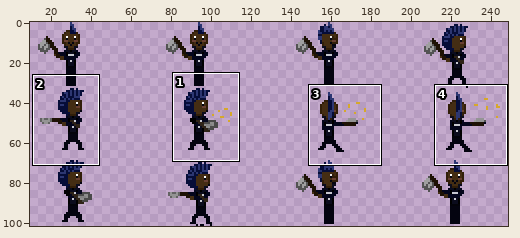
Two versions of one sprite sheet, ITGD_FinalProject/Assets/Sprites/axe animation sprite sheet.png. Above, an overview of the earlier version with the close-up marked.
Close-up. Before the commit:
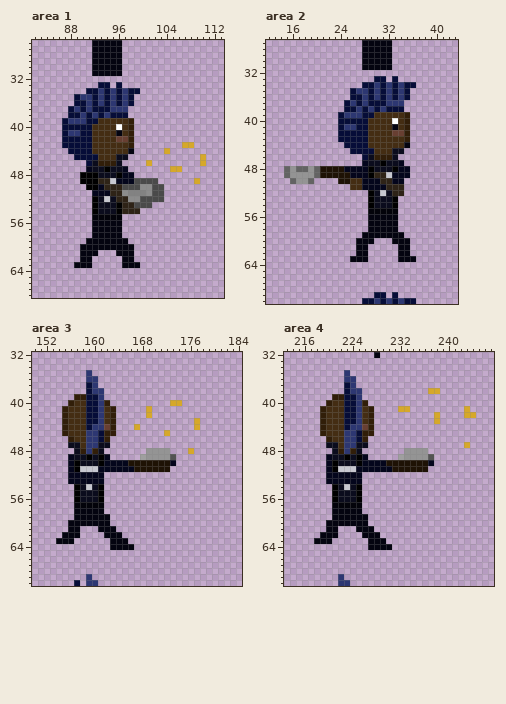
The file is 256x128 pixels. Pixels under 10% opacity are left out. Colours within 5 levels of each other are drawn and written as one. Shown: area 1: x 82..113, y 26..68; area 2: x 12..43, y 27..70; area 3: x 150..184, y 32..70; area 4: x 213..247, y 32..70. The old version is drawn lined up with the new one, on the new canvas. The wide view leaves out empty margins.
New version:
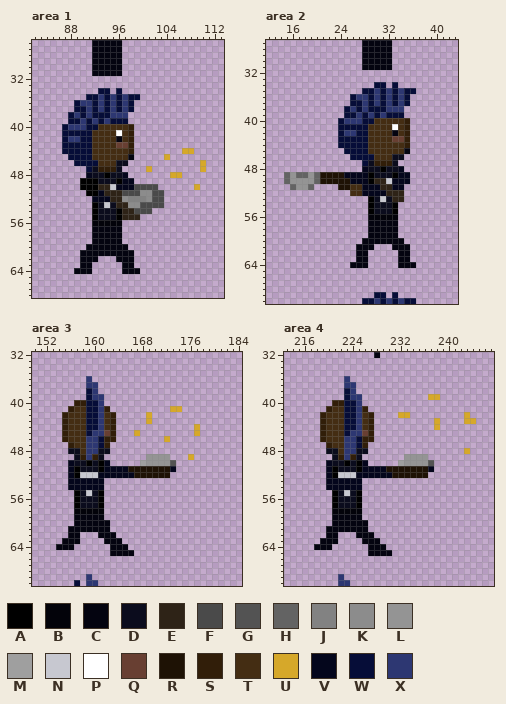
Palette (. is transparent): A #000000  B #03030a  C #040410  D #0b0c1d  E #2e2317  F #4a4a4a  G #535353  H #636363  J #828282  K #8c8c8c  L #949494  M #9f9f9f  N #c7c8d0  P #ffffff  Q #683f32  R #1e1205  S #311e09  T #442d13  U #d6a82a  V #04061c  W #060d38  X #2d3772
Commit message: ooOooOOo Animations are working pretty nice i think :000
Diff:
canvas 256x128 -> 256x102 (the part of the old canvas that was cut away was empty and is not shown)
--- area 1
@@ x 82..113 @@
 32 ................................
-33 ...........WW.W.................
-34 .........WWXWXWXWW..............
-35 .......WXXWXWXWXW...............
-36 .......WWXWXWXWXW...............
-37 ......WXWXWWWXXX................
-38 ......WWXWXWXWWW................
-39 .....WXXXWWTTTTTS...............
-40 .....WWWWWTTTTPTS...............
-41 .....WXXWWTTTTCTS...............
-42 .....WWWWWTTTTQQS...............
-43 .....WWWWWTTTTTTS........UU.....
-44 ......WWWWTTTTTTC.....U.........
-45 .......WWWWTTTDD............U...
-46 .........WDSSSD....U........U...
-47 .........VDDADDV.......UU.......
-48 ........AAADDDAVV...............
-49 ........AAAEENVVVFFFF......U....
-50 .........AAVEEEFFFKKFF..........
-51 ..........VVVEEKJJJKFF..........
-52 ..........ADNDEEKKFFFF..........
-53 ..........ADDDAEEFFF............
-54 ..........ADDDAEEE..............
-55 ..........BBBBB.................
-56 ..........CCCCC.................
+33 ................................
+34 ...........WW.W.................
+35 .........WWXWXWXWW..............
+36 .......WXXWXWXWXW...............
+37 .......WWXWXWXWXW...............
+38 ......WXWXWWWXXX................
+39 ......WWXWXWXWWW................
+40 .....WXXXWWTTTTTS...............
+41 .....WWWWWTTTTPTS...............
+42 .....WXXWWTTTTCTS...............
+43 .....WWWWWTTTTQQS...............
+44 .....WWWWWTTTTTTS........UU.....
+45 ......WWWWTTTTTTC.....U.........
+46 .......WWWWTTTDD............U...
+47 .........WDSSSD....U........U...
+48 .........VDDADDV.......UU.......
+49 ........AAADDDAVV...............
+50 ........AAAEENVVVFFFF......U....
+51 .........AAVEEEFFFKKFF..........
+52 ..........VVVEEKJJJKFF..........
+53 ..........ADNDEEKKFFFF..........
+54 ..........ADDDAEEFFF............
+55 ..........ADDDAEEE..............
+56 ..........BBBBB.................
 57 ..........CCCCC.................
 58 ..........CCCCC.................
-59 .........CCCCCCC................
-60 ........CCCCCCCCC...............
-61 ........CCC...CCC...............
-62 ........CC.....CC...............
-63 .......CCC.....CCC..............
-64 ................................
+59 ..........CCCCC.................
+60 .........CCCCCCC................
+61 ........CCCCCCCCC...............
+62 ........CCC...CCC...............
+63 ........CC.....CC...............
+64 .......CCC.....CCC..............
 65 ................................
--- area 2
@@ x 12..43 @@
 32 ................................
-33 ..................WW.W..........
-34 ................WWXWXWXWW.......
-35 ..............WXXWXWXWXW........
-36 ..............WWXWXWXWXW........
-37 .............WXWXWWWXXX.........
-38 .............WWXWXWXWWW.........
-39 ............WXXXWWTTTTTS........
-40 ............WWWWWTTTTPTS........
-41 ............WXXWWTTTTCTS........
-42 ............WWWWWTTTTQQS........
-43 ............WWWWWTTTTTTS........
-44 .............WWWWTTTTTTC........
-45 ..............WWWWTTTDD.........
-46 ................WDSSSD..........
-47 ................VDDADDV.........
-48 ...HLHHLHRRRRVVVVADDDAVV........
-49 ...HLLLLHRRRRRVVVAEENVVV........
-50 ....HLLH....RRTTVVVEEVV.........
-51 ..............TTVVVVEEE.........
-52 .................ADNDEE.........
-53 .................ADDDA..........
+33 ................................
+34 ..................WW.W..........
+35 ................WWXWXWXWW.......
+36 ..............WXXWXWXWXW........
+37 ..............WWXWXWXWXW........
+38 .............WXWXWWWXXX.........
+39 .............WWXWXWXWWW.........
+40 ............WXXXWWTTTTTS........
+41 ............WWWWWTTTTPTS........
+42 ............WXXWWTTTTCTS........
+43 ............WWWWWTTTTQQS........
+44 ............WWWWWTTTTTTS........
+45 .............WWWWTTTTTTC........
+46 ..............WWWWTTTDD.........
+47 ................WDSSSD..........
+48 ................VDDADDV.........
+49 ...HLHHLHRRRRVVVVADDDAVV........
+50 ...HLLLLHRRRRRVVVAEENVVV........
+51 ....HLLH....RRTTVVVEEVV.........
+52 ..............TTVVVVEEE.........
+53 .................ADNDEE.........
 54 .................ADDDA..........
-55 .................BBBBB..........
-56 .................CCCCC..........
+55 .................ADDDA..........
+56 .................BBBBB..........
 57 .................CCCCC..........
 58 .................CCCCC..........
-59 ................CCCCCCC.........
-60 ...............CCC...CCC........
-61 ...............CC.....CC........
+59 .................CCCCC..........
+60 ................CCCCCCC.........
+61 ...............CCC...CCC........
 62 ...............CC.....CC........
-63 ..............CCC.....CCC.......
-64 ................................
+63 ...............CC.....CC........
+64 ..............CCC.....CCC.......
 65 ................................
--- area 3
@@ x 150..184 @@
 34 ...................................
-35 .........X.........................
-36 .........XX........................
-37 .........WX........................
-38 .........WXX.......................
-39 .......SSWWX.......................
-40 ......STTWWXS..........UU..........
-41 .....STTTWWXTS.....U...............
+35 ...................................
+36 .........X.........................
+37 .........XX........................
+38 .........WX........................
+39 .........WXX.......................
+40 .......SSWWX.......................
+41 ......STTWWXS..........UU..........
 42 .....STTTWWXTS.....U...............
-43 .....STTTWWXTS.............U.......
-44 .....STTTWXXQS...U.........U.......
-45 .....STTTXXWSS........U............
-46 ......STTXXWS......................
-47 ......DDTXXDD......................
-48 .......DSXSD.......LLLL...U........
-49 ......VDDADAV.....MLLLLG...........
-50 ......VADDDAVVVVRRRRRRRV...........
-51 ......VANNNVVVVVVRRRRRR............
-52 ......VVVVVV.......................
+43 .....STTTWWXTS.....U...............
+44 .....STTTWWXTS.............U.......
+45 .....STTTWXXQS...U.........U.......
+46 .....STTTXXWSS........U............
+47 ......STTXXWS......................
+48 ......DDTXXDD......................
+49 .......DSXSD.......LLLL...U........
+50 ......VDDADAV.....MLLLLG...........
+51 ......VADDDAVVVVRRRRRRRV...........
+52 ......VANNNVVVVVVRRRRRR............
 53 ......VVVVVV.......................
-54 .......ADNDA.......................
-55 .......ADDDA.......................
+54 ......VVVVVV.......................
+55 .......ADNDA.......................
 56 .......ADDDA.......................
-57 .......BBBBB.......................
-58 .......CCCCC.......................
-59 .......CCCCCC......................
-60 ......CCCCCCC......................
-61 ......CC...CCC.....................
-62 .....CCC....CCC....................
-63 ....CCC......CCC...................
-64 .............CCCC..................
-65 ...................................
+57 .......ADDDA.......................
+58 .......BBBBB.......................
+59 .......CCCCC.......................
+60 .......CCCCCC......................
+61 ......CCCCCCC......................
+62 ......CC...CCC.....................
+63 .....CCC....CCC....................
+64 ....CCC......CCC...................
+65 .............CCCC..................
 66 ...................................
--- area 4
@@ x 213..247 @@
 34 ...................................
-35 ..........X........................
-36 ..........XX.......................
-37 ..........WX.......................
-38 ..........WXX...........UU.........
-39 ........SSWWX......................
-40 .......STTWWXS.....................
-41 ......STTTWWXTS....UU.........U....
-42 ......STTTWWXTS..........U....UU...
-43 ......STTTWWXTS..........U.........
-44 ......STTTWXXQS....................
-45 ......STTTXXWSS....................
-46 .......STTXXWS.....................
-47 .......DDTXXDD................U....
-48 ........DSXSD.......LLLL...........
-49 .......VDDADAV.....MLLLLG..........
-50 .......VADDDAVVVVRRRRRRRV..........
-51 .......VANNNVVVVVVRRRRRR...........
-52 .......VVVVVV......................
+35 ...................................
+36 ..........X........................
+37 ..........XX.......................
+38 ..........WX.......................
+39 ..........WXX...........UU.........
+40 ........SSWWX......................
+41 .......STTWWXS.....................
+42 ......STTTWWXTS....UU.........U....
+43 ......STTTWWXTS..........U....UU...
+44 ......STTTWWXTS..........U.........
+45 ......STTTWXXQS....................
+46 ......STTTXXWSS....................
+47 .......STTXXWS.....................
+48 .......DDTXXDD................U....
+49 ........DSXSD.......LLLL...........
+50 .......VDDADAV.....MLLLLG..........
+51 .......VADDDAVVVVRRRRRRRV..........
+52 .......VANNNVVVVVVRRRRRR...........
 53 .......VVVVVV......................
-54 ........ADNDA......................
-55 ........ADDDA......................
+54 .......VVVVVV......................
+55 ........ADNDA......................
 56 ........ADDDA......................
-57 ........BBBBB......................
-58 ........CCCCC......................
-59 ........CCCCCC.....................
-60 .......CCCCCCC.....................
-61 .......CC...CCC....................
-62 ......CCC....CCC...................
-63 .....CCC......CCC..................
-64 ..............CCCC.................
-65 ...................................
+57 ........ADDDA......................
+58 ........BBBBB......................
+59 ........CCCCC......................
+60 ........CCCCCC.....................
+61 .......CCCCCCC.....................
+62 .......CC...CCC....................
+63 ......CCC....CCC...................
+64 .....CCC......CCC..................
+65 ..............CCCC.................
 66 ...................................
Pixel boxes of the changes (left, top, right, bottom) in both close-ups:
changed: (62, 82, 206, 274)
changed: (284, 76, 416, 268)
changed: (56, 370, 200, 556)
changed: (314, 370, 440, 556)
changed: (464, 406, 476, 424)
changed: (464, 442, 470, 454)
